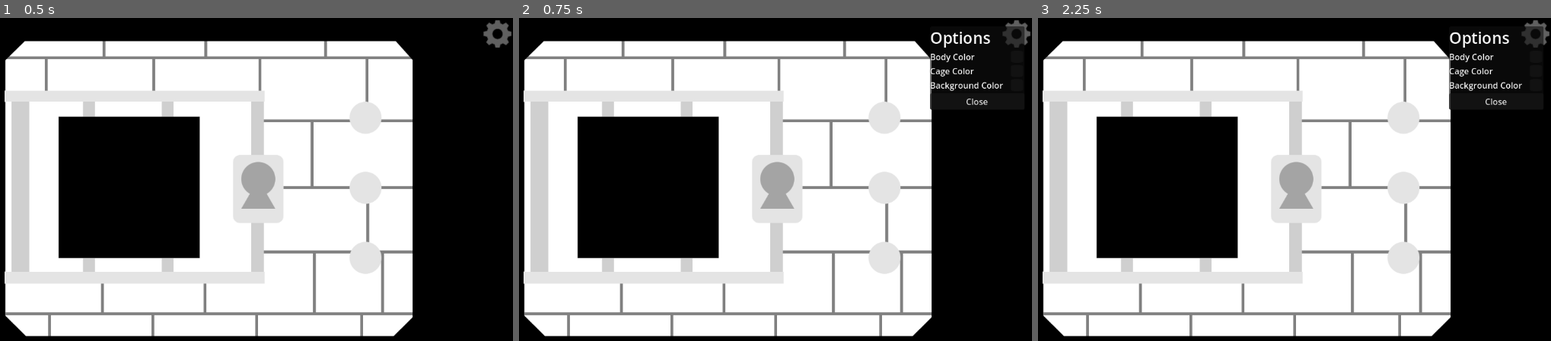
Above: before the commit, frames 1-3 (left to right).
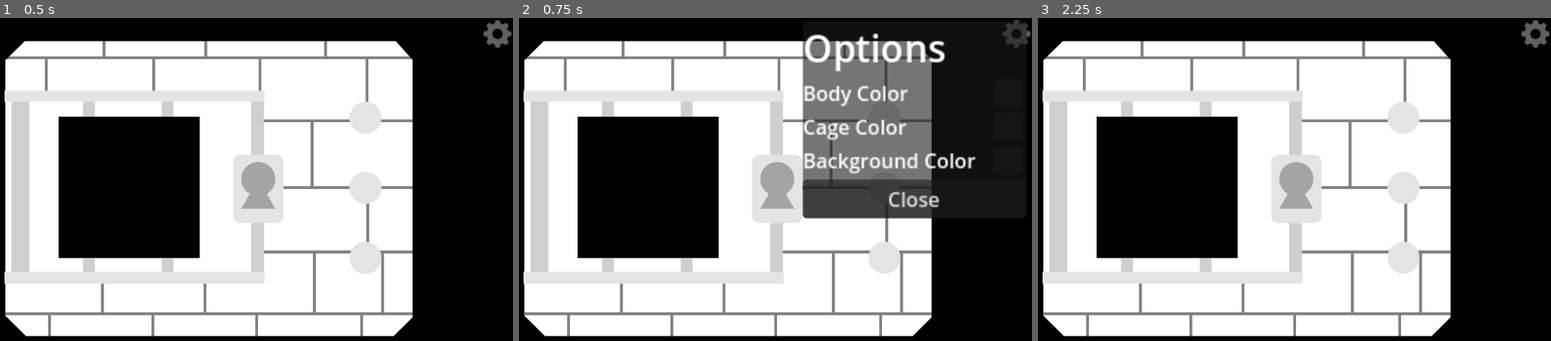
Above: after the commit, the same moments.

Repository: day-dreamxr/Digital-Monster-Online
Game: Godot game, scene res://main.tscn
Two runs of this game, one before a commit and one after it. Both use one fixed random seed, a clock stepped at 60 frames per second and the inputs below.
Inputs (mouse positions are in pixels of both pictures, inside the frame that each line leads up to):
- Up to frame 1 (0.5 s): no input
- Up to frame 2 (0.75 s): click (1016, 34) at 0.5 s
- Up to frame 3 (2.25 s): click (1402, 118) at 1.25 s; click (1402, 185) at 2 s

Frame 1 is identical in both runs. In frame 2, 14% of the frame differs, in the area x 55-99%, y 0-63%; in frame 3, 0.8%.

Commit message:
export works i hope

Diff:
--- a/main.gd
+++ b/main.gd
@@ -16,7 +16,7 @@
 	AudioPlayer.beep.play()
 
 func _on_options_button_pressed() -> void:
-	$Options.show()
+	%Options.show()
 
 func _on_body_color_changed(color: Color) -> void:
 	$Digivice.modulate = color
@@ -37,4 +37,4 @@
 	background_color_changed.emit(color)
 
 func _on_close_button_pressed() -> void:
-	$Options.hide()
+	%Options.hide()
--- a/main.tscn
+++ b/main.tscn
@@ -118,44 +118,40 @@
 grow_horizontal = 0
 texture_normal = ExtResource("4_1bvp3")
 
-[node name="Options" type="Window" parent="."]
-transparent_bg = true
-oversampling_override = 1.0
-position = Vector2i(639, 16)
-size = Vector2i(500, 500)
+[node name="Options" type="PanelContainer" parent="UI/Control"]
+unique_name_in_owner = true
 visible = false
-borderless = true
-transparent = true
-
-[node name="PanelContainer" type="PanelContainer" parent="Options"]
+layout_mode = 1
 anchors_preset = 1
 anchor_left = 1.0
 anchor_right = 1.0
-offset_left = -180.0
-offset_right = -1.0
-offset_bottom = 104.0
-grow_horizontal = 0
+offset_left = -820.9524
+offset_top = 3.8095233
+offset_right = -641.9524
+offset_bottom = 161.80952
+grow_horizontal = 0
+scale = Vector2(4.510236, 4.510236)
 size_flags_vertical = 4
 
-[node name="VBoxContainer" type="VBoxContainer" parent="Options/PanelContainer"]
-layout_mode = 2
-
-[node name="Label" type="Label" parent="Options/PanelContainer/VBoxContainer"]
+[node name="VBoxContainer" type="VBoxContainer" parent="UI/Control/Options"]
+layout_mode = 2
+
+[node name="Label" type="Label" parent="UI/Control/Options/VBoxContainer"]
 layout_mode = 2
 theme_override_font_sizes/font_size = 30
 text = "Options"
 
-[node name="BodyColor" type="HBoxContainer" parent="Options/PanelContainer/VBoxContainer"]
-layout_mode = 2
-
-[node name="Label" type="Label" parent="Options/PanelContainer/VBoxContainer/BodyColor"]
+[node name="BodyColor" type="HBoxContainer" parent="UI/Control/Options/VBoxContainer"]
+layout_mode = 2
+
+[node name="Label" type="Label" parent="UI/Control/Options/VBoxContainer/BodyColor"]
 layout_mode = 2
 text = "Body Color"
 
-[node name="Control" type="Control" parent="Options/PanelContainer/VBoxContainer/BodyColor"]
-layout_mode = 2
-
-[node name="BodyColorPicker" type="ColorPickerButton" parent="Options/PanelContainer/VBoxContainer/BodyColor/Control"]
+[node name="Control" type="Control" parent="UI/Control/Options/VBoxContainer/BodyColor"]
+layout_mode = 2
+
+[node name="BodyColorPicker" type="ColorPickerButton" parent="UI/Control/Options/VBoxContainer/BodyColor/Control"]
 unique_name_in_owner = true
 layout_mode = 1
 anchors_preset = 6
@@ -171,17 +167,17 @@
 grow_vertical = 2
 scale = Vector2(2.9199998, 1)
 
-[node name="CageColor" type="HBoxContainer" parent="Options/PanelContainer/VBoxContainer"]
-layout_mode = 2
-
-[node name="Label" type="Label" parent="Options/PanelContainer/VBoxContainer/CageColor"]
+[node name="CageColor" type="HBoxContainer" parent="UI/Control/Options/VBoxContainer"]
+layout_mode = 2
+
+[node name="Label" type="Label" parent="UI/Control/Options/VBoxContainer/CageColor"]
 layout_mode = 2
 text = "Cage Color"
 
-[node name="Control" type="Control" parent="Options/PanelContainer/VBoxContainer/CageColor"]
-layout_mode = 2
-
-[node name="CageColorPicker" type="ColorPickerButton" parent="Options/PanelContainer/VBoxContainer/CageColor/Control"]
+[node name="Control" type="Control" parent="UI/Control/Options/VBoxContainer/CageColor"]
+layout_mode = 2
+
+[node name="CageColorPicker" type="ColorPickerButton" parent="UI/Control/Options/VBoxContainer/CageColor/Control"]
 unique_name_in_owner = true
 layout_mode = 1
 anchors_preset = 6
@@ -197,17 +193,17 @@
 grow_vertical = 2
 scale = Vector2(2.9199998, 1)
 
-[node name="BackgroundColor" type="HBoxContainer" parent="Options/PanelContainer/VBoxContainer"]
-layout_mode = 2
-
-[node name="Label" type="Label" parent="Options/PanelContainer/VBoxContainer/BackgroundColor"]
+[node name="BackgroundColor" type="HBoxContainer" parent="UI/Control/Options/VBoxContainer"]
+layout_mode = 2
+
+[node name="Label" type="Label" parent="UI/Control/Options/VBoxContainer/BackgroundColor"]
 layout_mode = 2
 text = "Background Color"
 
-[node name="Control" type="Control" parent="Options/PanelContainer/VBoxContainer/BackgroundColor"]
-layout_mode = 2
-
-[node name="BackgroundColorPicker" type="ColorPickerButton" parent="Options/PanelContainer/VBoxContainer/BackgroundColor/Control"]
+[node name="Control" type="Control" parent="UI/Control/Options/VBoxContainer/BackgroundColor"]
+layout_mode = 2
+
+[node name="BackgroundColorPicker" type="ColorPickerButton" parent="UI/Control/Options/VBoxContainer/BackgroundColor/Control"]
 unique_name_in_owner = true
 layout_mode = 1
 anchors_preset = 6
@@ -223,7 +219,7 @@
 grow_vertical = 2
 scale = Vector2(2.9199998, 1)
 
-[node name="Button" type="Button" parent="Options/PanelContainer/VBoxContainer"]
+[node name="Button" type="Button" parent="UI/Control/Options/VBoxContainer"]
 layout_mode = 2
 text = "Close"
 
@@ -231,7 +227,7 @@
 [connection signal="pressed" from="Cage/Control/B" to="." method="_on_button_pressed"]
 [connection signal="pressed" from="Cage/Control/C" to="." method="_on_button_pressed"]
 [connection signal="pressed" from="UI/Control/OptionsButton" to="." method="_on_options_button_pressed"]
-[connection signal="color_changed" from="Options/PanelContainer/VBoxContainer/BodyColor/Control/BodyColorPicker" to="." method="_on_body_color_changed"]
-[connection signal="color_changed" from="Options/PanelContainer/VBoxContainer/CageColor/Control/CageColorPicker" to="." method="_on_cage_color_changed"]
-[connection signal="color_changed" from="Options/PanelContainer/VBoxContainer/BackgroundColor/Control/BackgroundColorPicker" to="." method="_on_background_color_changed"]
-[connection signal="pressed" from="Options/PanelContainer/VBoxContainer/Button" to="." method="_on_close_button_pressed"]
+[connection signal="color_changed" from="UI/Control/Options/VBoxContainer/BodyColor/Control/BodyColorPicker" to="." method="_on_body_color_changed"]
+[connection signal="color_changed" from="UI/Control/Options/VBoxContainer/CageColor/Control/CageColorPicker" to="." method="_on_cage_color_changed"]
+[connection signal="color_changed" from="UI/Control/Options/VBoxContainer/BackgroundColor/Control/BackgroundColorPicker" to="." method="_on_background_color_changed"]
+[connection signal="pressed" from="UI/Control/Options/VBoxContainer/Button" to="." method="_on_close_button_pressed"]
Not shown, changed: index.html
Not shown, changed: index.pck
